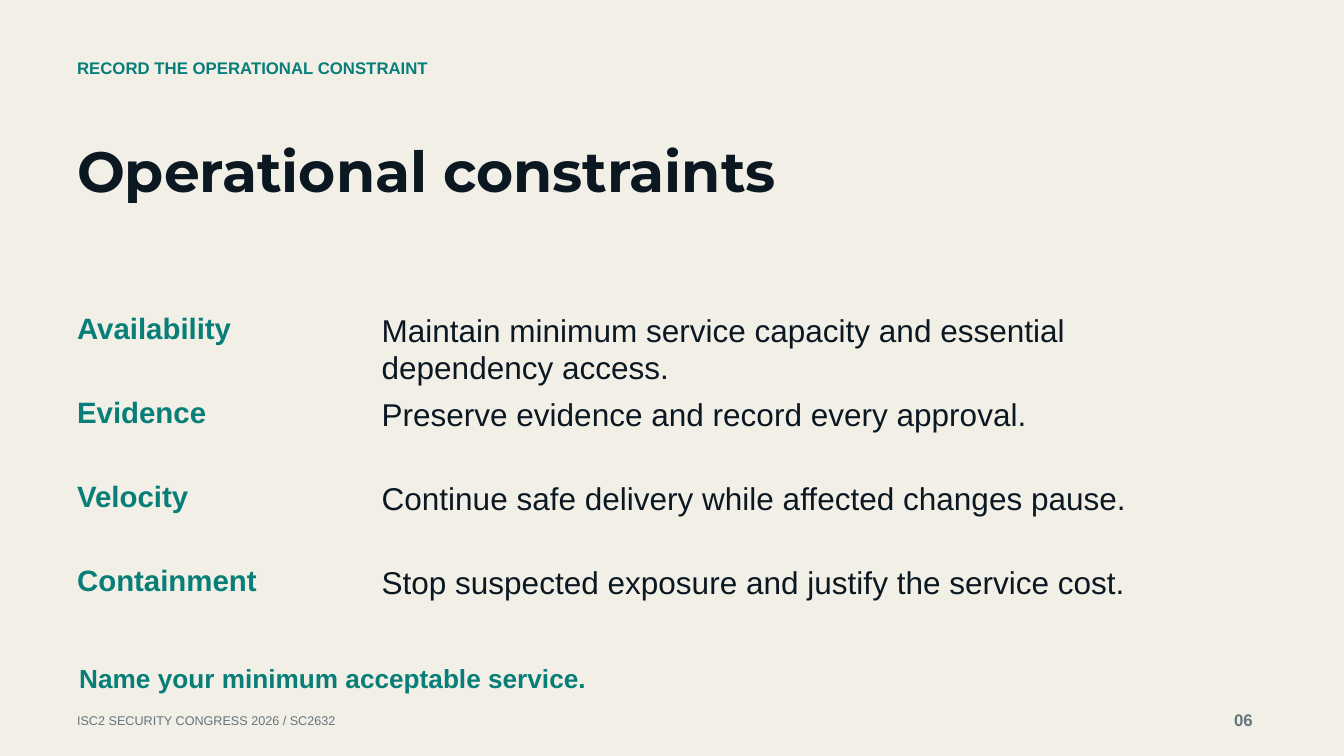
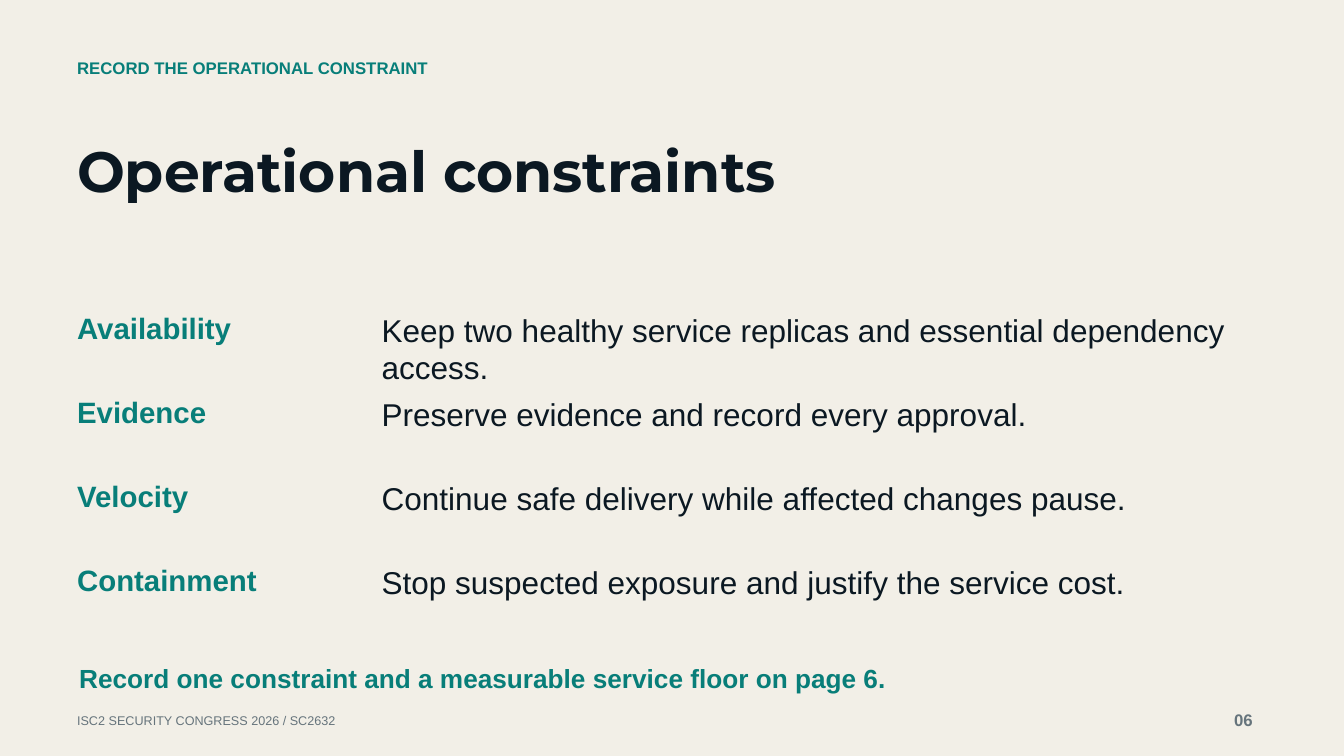
Before and after one commit to mgunjan/sc2632-tabletop, a slide deck: slide 6 of submission/2026-10-13/SC2632-session-four-cases.pptx. Drawn at 1344x756 pixels with LibreOffice and Linux fonts; fonts in the diff are those of the drawing. Boxes give left, top, right and bottom in pixels: in the first picture for what was removed or moved away, otherwise in the second. Text is boxed around its words. In the diff, an @@ line names an element or a change of style, - is before the commit and + after.

```diff
--- a/submission/2026-10-13/SC2632-session-four-cases.pptx
+++ b/submission/2026-10-13/SC2632-session-four-cases.pptx
@@ text at [382, 319, 1224, 380]: text changed @@
-Maintain minimum service capacity and essential dependency access.
+Keep two healthy service replicas and essential dependency access.
@@ text at [79, 669, 885, 694]: text changed @@
-Name your minimum acceptable service.
+Record one constraint and a measurable service floor on page 6.
```
Also in this commit, not shown: 4 other slides changed, 4 slides added, 4 slides removed, 12 other files.
